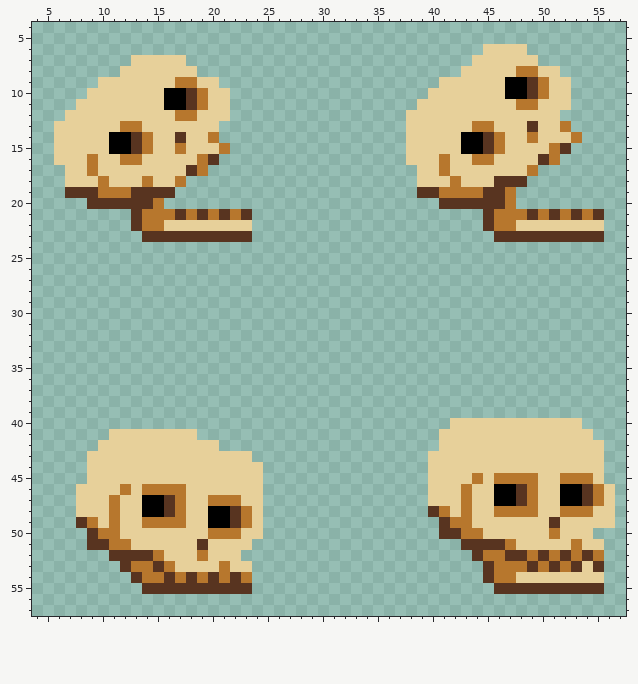
Two states of a pixel-art sprite, Graphics/Enemy/Roll/GoulFS_Roll.png. Above, as it was before the edit.
The file is 64x64 pixels. Shown: x 4..57, y 4..57.
After:
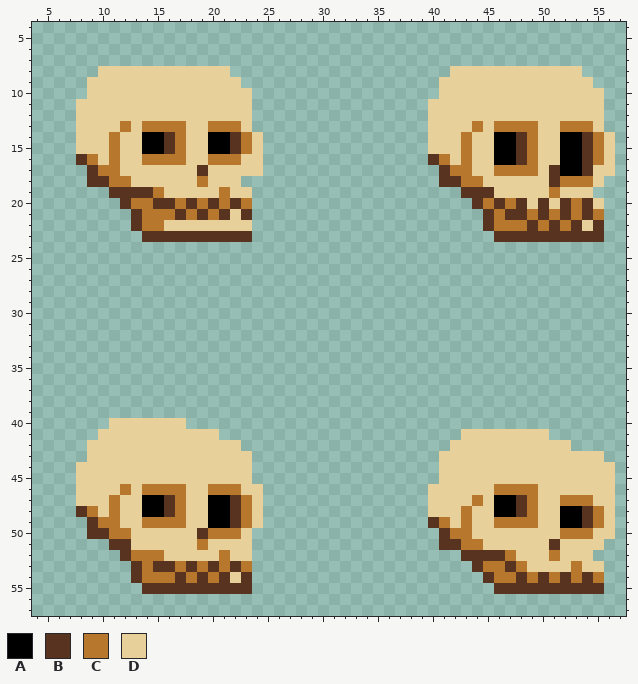
Palette (. is transparent): A #000000  B #583420  C #b7772d  D #e7d09a
The exact change:
Changed rows in their new state; - is an unchanged pixel.
first column x 6:
 6 ---------------------------------------....--------
 7 -------.....--------------------------......-------
 8 ----DD-------DDD--------------------D-----DD--DD---
 9 ---D-------DD--DD------------------------DDDD--DD--
10 ----------DDDD--DD----------------.------DDDD--DDD-
11 ----------DDDD--DD---------------.--------DD---DDD-
12 -.---------DD---DD--------------..------------DDDD-
13 ..-----DCCCC--CCCD--------------..-----DCCCC---CCD-
14 ..---CDDAABC--AABCD-------------..---CDDAAB---AABCD
15 ..---CDDAAB---AABCD-------------..---CDDAABC-DAABCD
16 ..B--CDDCCCC-DCCCDD-------------..B--CDDAABCDDAABCD
17 -..BCC------DBDDDDD--------------..BCC--CCC-DBAABDD
18 -..BBCC-D--DDCDDD----------------..BBCC-DDDDDBCCCD-
19 -....BB--CDDDDDCDD---------------....BB-DDDDDCDDD--
20 ---...-CCBBCBCBCBC-----------------...-C--BDBDBCBD-
21 ----------------D------------------------BBCBCBCBC-
22 ------------------------------------------CBCBCB-B-
first column x 8:
40 ---DDDDDDD------------------------............---
41 --D--------DD--------------------..--------....--
42 -D-----------DD------------------.-----------...-
43 --------------------------------.----------------
44 D---------------.---------------.---------------D
45 D---------------.---------------.---D-DDDD--DDD-D
46 ------------CCC--------------------D--CCC---DDDD-
47 ------------AABC-------------------DC-------CCCD-
48 BC------------------------------DD----AAB---AABC-
49 .BC-----------------------------BCD---CCCC-DAABC-
50 --B-C------B----.-----------------C-D------DCCCDD
51 -..BB------C---------------------BBCCDDD---B-D---
52 ---.-CC----D-C-D-------------------B-BBCDDD-DDD.-
53 ----.B--BCBCB-BC--------------------BC-B-DDDDC-D-
54 --------CBCBCBDB------------------------BCBCBCBC-
Where, in picture pixels (left, top, right, bottom), the same in both pictures:
changed: (406, 44, 615, 231)
changed: (54, 55, 263, 220)
changed: (76, 418, 263, 583)
changed: (428, 418, 615, 583)
